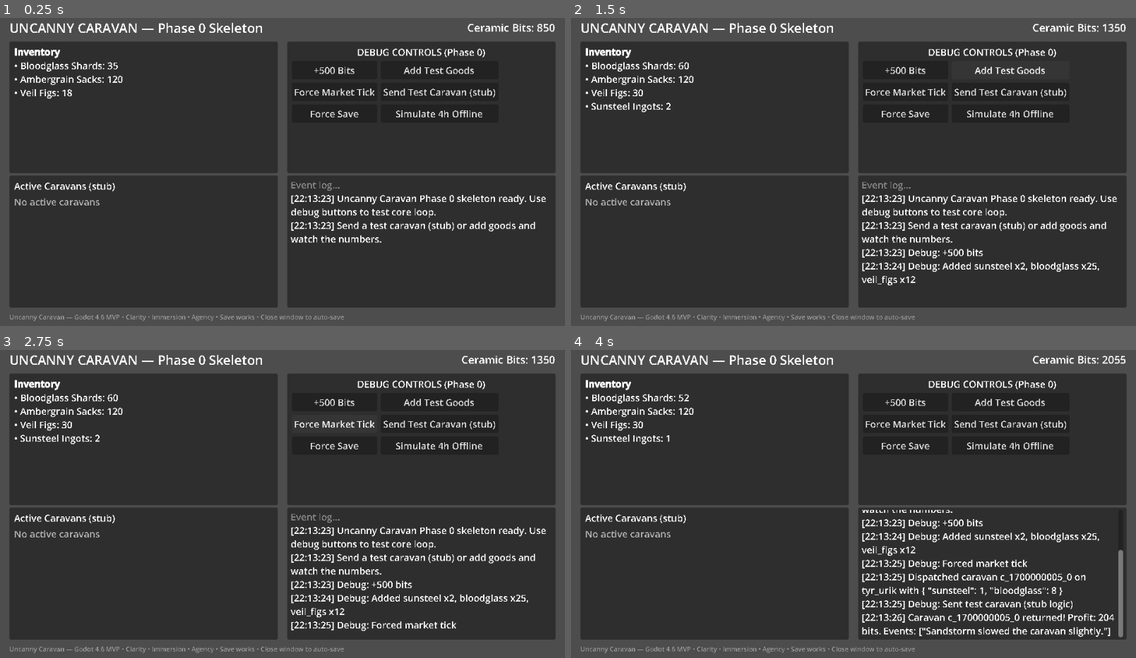
Above: before the commit, frames 1-4 (two rows, left to right).
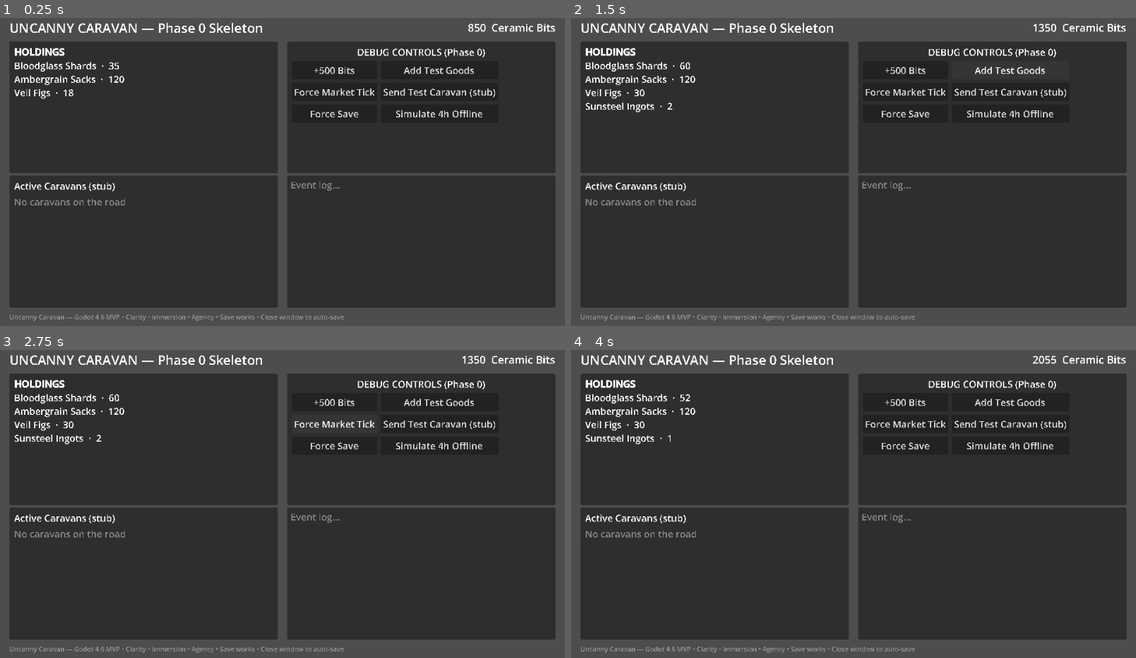
Above: after the commit, the same moments.

Repository: Darkgecko777/UncannyCaravan
Game: Godot game, scene res://scenes/main/main.tscn
The game is run twice, just before and just after one commit, with the same random seed, the same clock (stepped at 60 frames per second) and the same inputs.
Inputs:
- Up to frame 1 (0.25 s): no input
- Up to frame 2 (1.5 s): click "+500 Bits" at 0.5 s; click "Add Test Goods" at 1.25 s
- Up to frame 3 (2.75 s): click "Force Market Tick" at 2 s
- Up to frame 4 (4 s): click "Send Test Caravan (stub)" at 2.75 s; click "Resolve Now (stub)" (after the commit: "Resolve") at 3.5 s

The runs differ from the first frame. In frame 1, 2.5% of the frame differs, in the area x 2-99%, y 1-73%; in frame 2, 3.6%; in frame 3, 3.9%; in frame 4, 5.1%, in the area x 2-99%, y 1-94%.
Error after the commit: Cannot call method 'append_text' on a null value. (res://scenes/main/main.gd:159)

Commit message:
Clean foundation: better main shell, hierarchy, and mood for Phase 0 vibe

Diff:
--- a/project.godot
+++ b/project.godot
@@ -11,7 +11,7 @@
 [application]
 
 config/name="Uncanny Caravan"
-config/description="Harsh desert trading idle game on Athas. Send caravans, manage risk, exploit markets."
+config/description="Harsh desert trading and intrigue. Buy on knowledge, risk the journey, convert an edge into profit before rival houses or the desert close the gap."
 config/version="0.1.0-dev"
 run/main_scene="res://scenes/main/main.tscn"
 config/features=PackedStringArray("4.6", "Forward Plus")
--- a/scenes/main/main.gd
+++ b/scenes/main/main.gd
@@ -1,35 +1,33 @@
 # scenes/main/main.gd
-# Root controller for the game. Wires debug UI, handles save notifications,
-# and will later manage panel swapping.
+# Thin root controller. Wires live UI, handles tools, and keeps the mood clean.
+# Debug tools are present but secondary — this is no longer a pure debug harness.
 
 extends Node
 
 @onready var cash_label: Label = %CashLabel
 @onready var inventory_label: RichTextLabel = %InventoryLabel
-@onready var debug_log: RichTextLabel = %DebugLog
 @onready var caravan_list: VBoxContainer = %CaravanList
+@onready var event_log: RichTextLabel = %EventLog
+@onready var status_label: Label = %StatusLabel
 
 
 func _ready() -> void:
-	# Connect to the signals we care about for live UI
+	# Live updates
 	SignalBus.cash_changed.connect(_on_cash_changed)
 	SignalBus.inventory_changed.connect(_on_inventory_changed)
 	SignalBus.caravan_dispatched.connect(_on_caravan_dispatched)
 	SignalBus.caravan_resolved.connect(_on_caravan_resolved)
 	SignalBus.active_caravans_changed.connect(_refresh_caravan_list)
 	SignalBus.offline_progress_applied.connect(_on_offline_progress)
+	SignalBus.game_loaded.connect(_refresh_all_ui)
+	SignalBus.game_saved.connect(func(): _log("State sealed."))
 
-	# Initial UI sync
 	_refresh_all_ui()
-
-	# Load game (this triggers offline processing)
 	SaveSystem.load_game()
-
-	# Force an initial save so timestamp is fresh
 	SaveSystem.force_save()
 
-	_log("Uncanny Caravan Phase 0 skeleton ready. Use debug buttons to test core loop.")
-	_log("Send a test caravan (stub) or add goods and watch the numbers.")
+	_log("Caravan house online. The dust waits.")
+	_set_status("Ready")
 
 
 func _refresh_all_ui() -> void:
@@ -39,7 +37,7 @@
 
 
 func _on_cash_changed(new_amount: int) -> void:
-	cash_label.text = "Ceramic Bits: %d" % new_amount
+	cash_label.text = "%d  Ceramic Bits" % new_amount
 
 
 func _on_inventory_changed(_good_id: String, _new_amount: int, _delta: int) -> void:
@@ -47,49 +45,50 @@
 
 
 func _refresh_inventory() -> void:
-	var text := "[b]Inventory[/b]\n"
+	var lines: PackedStringArray = ["[b]HOLDINGS[/b]"]
+	var has_goods := false
 	for good_id_variant in GameState.inventory:
 		var good_id: String = good_id_variant as String
 		var qty: int = GameState.get_inventory(good_id)
 		if qty > 0:
+			has_goods = true
 			var name: String = good_id.capitalize()
 			if DataRegistry and DataRegistry.is_loaded():
 				var gd: TradeGoodData = DataRegistry.get_good(good_id)
 				if gd:
 					name = gd.display_name
-			text += "• %s: %d\n" % [name, qty]
-	inventory_label.text = text
+			lines.append("%s  ·  %d" % [name, qty])
+	if not has_goods:
+		lines.append("[color=#888888]Empty wagon beds[/color]")
+	inventory_label.text = "\n".join(lines)
 
 
 func _refresh_caravan_list() -> void:
-	# Clear existing
 	for child in caravan_list.get_children():
 		child.queue_free()
 
 	var caravans: Array[Dictionary] = GameState.get_active_caravans()
 	if caravans.is_empty():
-		var l := Label.new()
-		l.text = "No active caravans"
-		l.modulate = Color(0.7, 0.7, 0.7)
-		caravan_list.add_child(l)
+		var empty := Label.new()
+		empty.text = "No caravans on the road"
+		empty.modulate = Color(0.55, 0.55, 0.55)
+		caravan_list.add_child(empty)
 		return
 
 	for c_variant in caravans:
 		var c: Dictionary = c_variant
 		var row := HBoxContainer.new()
+		row.add_theme_constant_override("separation", 8)
+
 		var label := Label.new()
 		var eta: float = c.get("eta_unix", 0.0) as float
 		var remaining: float = max(0.0, eta - Time.get_unix_time_from_system())
-		label.text = "%s → %s (%.0fs)  Cargo: %s" % [
-			c.get("route_id", "?"),
-			"DEST",
-			remaining,
-			c.get("cargo", {}).keys()
-		]
+		label.text = "%s  ·  %.0fs remaining" % [c.get("route_id", "?"), remaining]
+		label.size_flags_horizontal = Control.SIZE_EXPAND_FILL
 		row.add_child(label)
 
 		var resolve_btn := Button.new()
-		resolve_btn.text = "Resolve Now (stub)"
+		resolve_btn.text = "Resolve"
 		var captured_id: String = c.get("id", "")
 		resolve_btn.pressed.connect(func(): CaravanSystem.resolve_caravan(captured_id, true))
 		row.add_child(resolve_btn)
@@ -98,61 +97,68 @@
 
 
 func _on_caravan_dispatched(id: String, route: String, cargo: Dictionary) -> void:
-	_log("Dispatched caravan %s on %s with %s" % [id, route, cargo])
+	_log("Dispatched %s on %s with %s" % [id, route, cargo])
+	_set_status("Caravan on the road")
 	_refresh_caravan_list()
 
 
 func _on_caravan_resolved(id: String, profit: int, events: Array, _value: int) -> void:
-	_log("Caravan %s returned! Profit: %d bits. Events: %s" % [id, profit, events])
+	_log("Returned: %s  ·  Profit %d bits" % [id, profit])
+	if events.size() > 0:
+		_log("  — %s" % str(events[0]))
+	_set_status("Caravan resolved")
 	_refresh_all_ui()
 
 
 func _on_offline_progress(seconds: float, summary: Dictionary) -> void:
-	var msg := "Welcome back! You were away for %.0f minutes." % (seconds / 60.0)
-	_log(msg)
-	_log("Offline summary: %s" % str(summary))
+	var mins := seconds / 60.0
+	_log("You were away %.0f minutes." % mins)
+	_log("Offline: %s" % str(summary))
 	_refresh_all_ui()
 
 
-# === DEBUG BUTTONS (wired in scene) ===
+# === Tools (intentionally secondary) ===
 
 func _on_give_cash_pressed() -> void:
 	GameState.add_cash(500)
-	_log("Debug: +500 bits")
+	_log("+500 Ceramic Bits")
 
 
 func _on_give_goods_pressed() -> void:
 	GameState.add_goods("sunsteel", 2)
 	GameState.add_goods("bloodglass", 25)
 	GameState.add_goods("veil_figs", 12)
-	_log("Debug: Added sunsteel x2, bloodglass x25, veil_figs x12")
+	_log("Added test goods to holdings")
 
 
 func _on_market_tick_pressed() -> void:
 	EconomySystem.force_market_tick()
-	_log("Debug: Forced market tick")
+	_log("Market pressure adjusted")
 
 
 func _on_send_test_caravan_pressed() -> void:
 	var cargo := {"sunsteel": 1, "bloodglass": 8}
 	CaravanSystem.dispatch_caravan("tyr_urik", cargo, 1)
-	_log("Debug: Sent test caravan (stub logic)")
+	_log("Test caravan left the gates")
 
 
 func _on_save_pressed() -> void:
 	SaveSystem.force_save()
-	_log("Debug: Forced save")
+	_log("Forced save")
 
 
 func _on_force_offline_pressed() -> void:
-	# Cheat: pretend 4 hours passed
 	var fake_seconds := 4.0 * 3600.0
 	var summary := CaravanSystem.advance_offline(fake_seconds)
 	SignalBus.offline_progress_applied.emit(fake_seconds, summary)
-	_log("Debug: Simulated 4 hours offline")
+	_log("Simulated four hours of dust")
 
 
 func _log(message: String) -> void:
-	debug_log.append_text("[%s] %s\n" % [Time.get_time_string_from_system(), message])
-	debug_log.scroll_to_line(debug_log.get_line_count() - 1)
-	print(message)
+	var stamp := Time.get_time_string_from_system()
+	event_log.append_text("[color=#7a7a7a]%s[/color]  %s\n" % [stamp, message])
+	event_log.scroll_to_line(event_log.get_line_count() - 1)
+
+
+func _set_status(text: String) -> void:
+	status_label.text = text
Not shown, added: README.md
Not shown, added: docs/architecture.md
